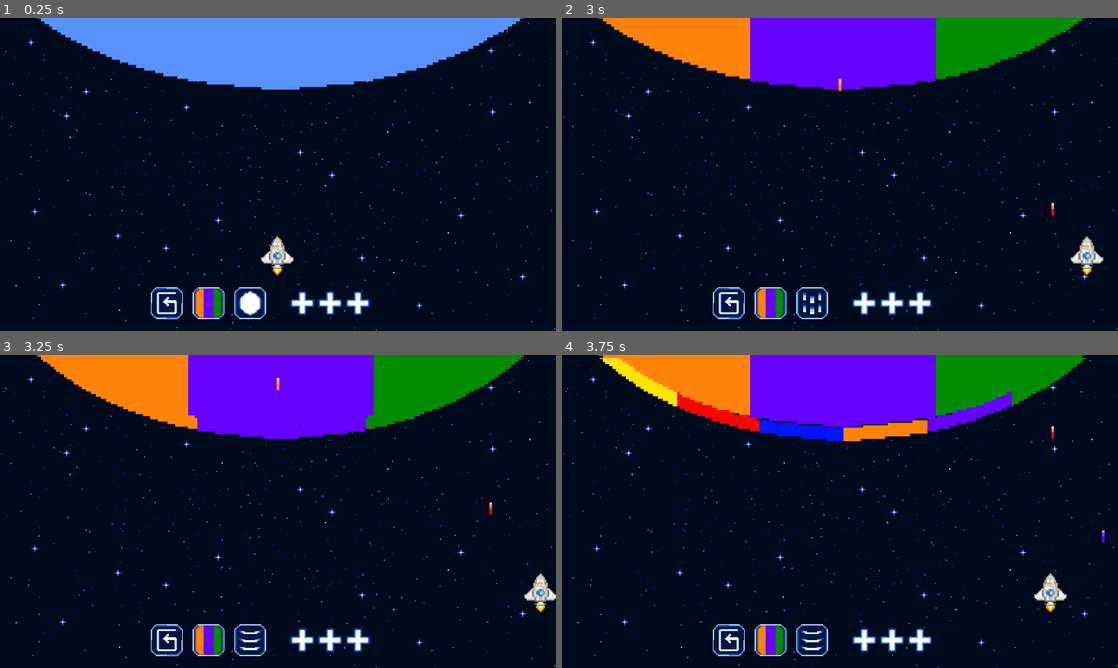
Above: before the commit, frames 1-4 (two rows, left to right).
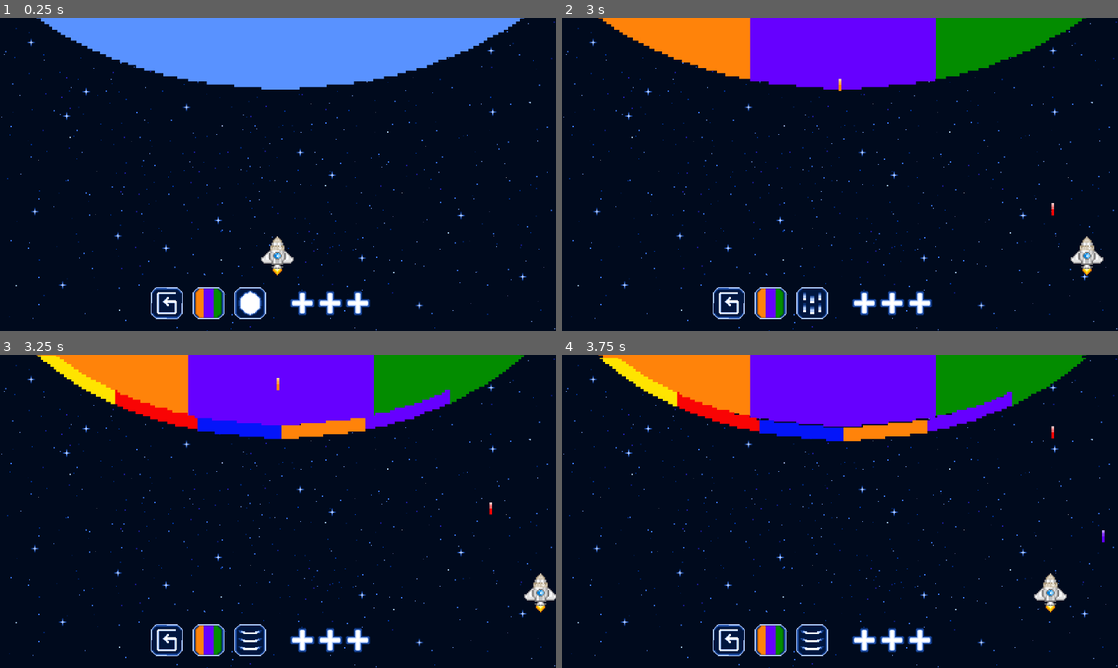
Above: after the commit, the same moments.

Repository: Annars30/GithubRepos-FINAL-project-ver1
Game: Godot game, scene res://Scenes/game.tscn
Same seed, same stepped clock (60 frames per second), same inputs: the game is played once before the commit and once after it.
Inputs (mouse positions are in pixels of both pictures, inside the frame that each line leads up to):
- Up to frame 1 (0.25 s): no input
- Up to frame 2 (3 s): tap Enter at 0.5 s; move the mouse to (773, 302) at 0.52 s; hold Right (move_right) 0.53-1.28 s; hold B (fire_blue) 0.53-1.28 s; click (773, 302) at 0.67 s; move the mouse to (812, 302) at 1.27 s; hold Left (move_left) 1.28-2.03 s; tap G (fire_green) at 1.35 s; click (812, 302) at 1.42 s; move the mouse to (895, 105) at 2.02 s; hold O (fire_orange) 2.03-2.78 s; hold Right (move_right) from 2.03 s (still down); move the mouse to (812, 237) at 2.77 s; tap R (fire_red) at 2.85 s; click (812, 237) at 2.92 s
- Up to frame 3 (3.25 s): keep holding Right (move_right)
- Up to frame 4 (3.75 s): move the mouse to (1006, 558) at 3.52 s; release Right (move_right) at 3.53 s; hold Left (move_left) from 3.53 s (still down); hold V (fire_violet) from 3.53 s (still down)

Frames 1-2 are identical in both runs. In frame 3, 3.2% of the frame differs, in the area x 6-81%, y 0-27%; in frame 4, nothing differs.
Error after the commit: Invalid call to function 'wave_color' in base 'CharacterBody2D (supernova_wave.gd)'. Expected 0 argument(s). (res://Scripts/supernova.gd:59)

Commit message:
Update supernova.gd

Diff:
--- a/Scripts/supernova.gd
+++ b/Scripts/supernova.gd
@@ -29,6 +29,7 @@
 		supernova.set_frame_and_progress(2, 0.0)
 
 func _on_dice_1_rolled(result: int) -> void:
+	dice1_result = result
 	change_color(result)
 
 
@@ -42,10 +43,10 @@
 func _on_dice_2_rolled(result: int) -> void:
 	if result == 2:
 		expand = true
-	elif result == 0:
+	if result == 0:
 		super_beam_shoot(current_color_id)
 		beam_timer.start()
-	elif result == 1:
+	if result == 1:
 		wave_move()
 #WAVE
 var wave_scene = preload("res://Scenes/supernova_wave.tscn")
@@ -54,7 +55,8 @@
 	wave.global_position = Vector2(646, 97)
 	wave.direction = Vector2.DOWN
 	get_tree().current_scene.add_child(wave)
-	wave.wave_color()
+	print("dice1_result", dice1_result)
+	wave.wave_color(dice1_result)
 
 #BEAMS
 var super_beam = preload ("res://Scenes/supernova_beam.tscn")
